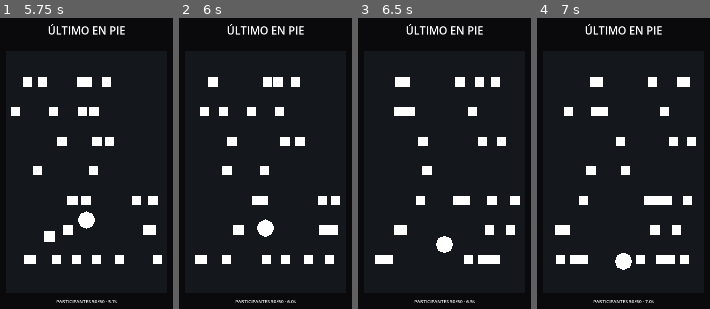
Above: before the commit, frames 1-4 (left to right).
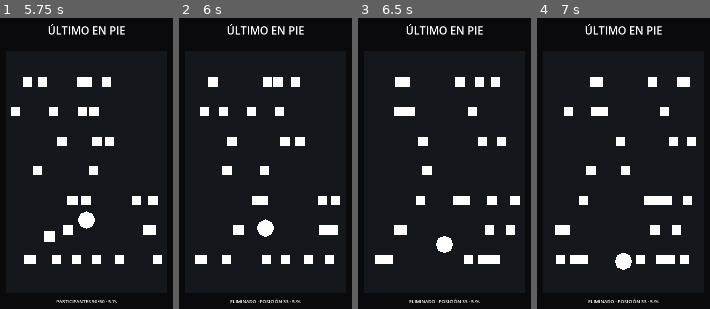
Above: after the commit, the same moments.

Repository: Baltas80/ULTIMO-EN-PIE
Game: Godot game, scene res://scenes/main.tscn
The game is run twice, just before and just after one commit, with the same random seed, the same clock (stepped at 60 frames per second) and the same inputs.
Inputs (mouse positions are in pixels of both pictures, inside the frame that each line leads up to):
- Up to frame 1 (5.75 s): move the mouse to (77, 236) at 0.52 s; click (77, 236) at 0.67 s; drag from (141, 218) to (86, 90) at 1.27 s; move the mouse to (31, 119) at 2.02 s; click (31, 119) at 2.17 s; drag from (95, 169) to (31, 119) at 2.77 s; move the mouse to (58, 87) at 3.52 s; click (58, 87) at 3.67 s; drag from (128, 151) to (86, 175) at 4.27 s; move the mouse to (50, 186) at 5.02 s; click (50, 186) at 5.17 s
- Up to frame 2 (6 s): drag from (284, 96) to (229, 186) at 5.77 s
- Up to frame 3 (6.5 s): no input
- Up to frame 4 (7 s): move the mouse to (614, 236) at 6.52 s; click (614, 236) at 6.67 s

Frame 1 is identical in both runs. In frame 2, 0.3% of the frame differs, in the area x 29-71%, y 96-98%; in frame 3, 0.3%; in frame 4, 0.3%.
Error in both runs: Trying to assign an array of type "Array" to a variable of type "Array[Node]". (res://scripts/main.gd:66)

Commit message:
fix: end match immediately when player is eliminated

Diff:
--- a/scripts/main.gd
+++ b/scripts/main.gd
@@ -77,10 +77,13 @@
 	if body == player:
 		player_eliminated = true
 		finish_position = TOTAL_PARTICIPANTS - elimination_count + 1
+		_end_match()
 
 func _end_match() -> void:
+	if not match_active:
+		return
 	match_active = false
-	if participants.size() == 1:
+	if participants.size() == 1 and not player_eliminated:
 		finish_position = 1
 	var status := get_node_or_null("Status")
 	if status:
